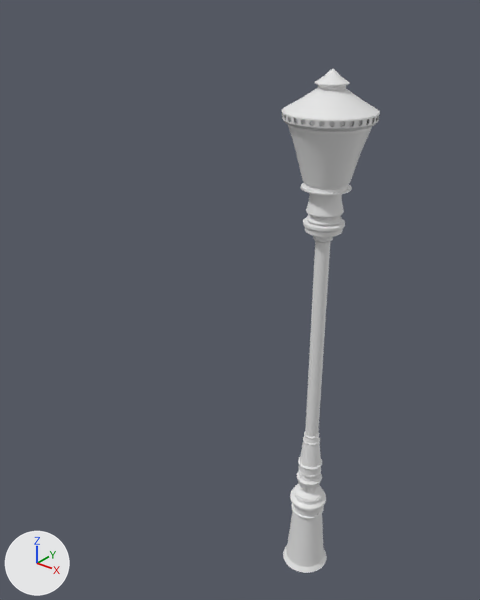
A saved change to the FBX model Export Art/Environment/Props/MoStreetLamp.fbx.
Camera for both pictures: a 50 mm lens placed at (7.97, -13.2, 16.6), pointed at (-2.77, 0.23, 8.28). Lighting does not change. The marker at lower left points along +X, +Y and +Z. The older version comes first.

In view in the first picture: 'Street Lamp'.
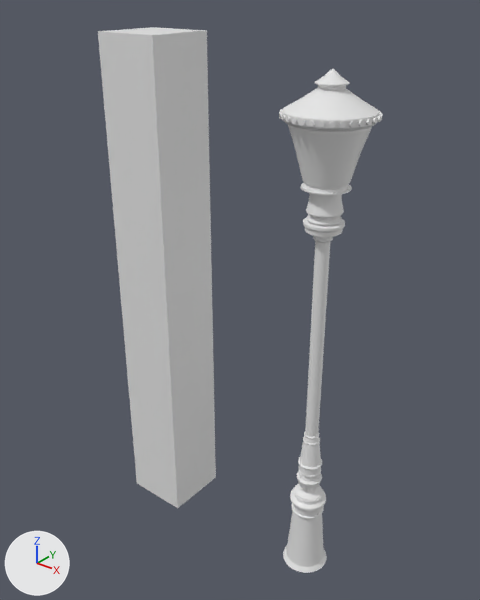
Where the change shows, as pixel boxes (x1, y1, x2, y2) in the pictures (480 x 600 px):
'Street Lamp', reshaped
    before: (282, 69, 380, 573)
    after: (98, 27, 382, 573)
part 1 of me_circle, added
    after: (98, 27, 216, 508)
part 2 of me_circle, added
    after: (279, 109, 382, 128)

Diff of the bpy script that builds the scene:
```diff
--- a/Export Art/Environment/Props/MoStreetLamp.fbx.py
+++ b/Export Art/Environment/Props/MoStreetLamp.fbx.py
@@ me_circle @@
 # used by ob_street_lamp; location = (0.0, 0.0, 0.0)
-me_circle.from_pydata(...)  # 6081 vertices, 5088 faces; spans x -1.09..1.09, y -1.09..1.09, z 0.25..14.82
+me_circle.from_pydata(...)  # 7115 vertices, 6151 faces; spans x -6.51..1.15, y -1.15..1.15, z 0.25..15.34
+# me_circle part 1: a new loose piece, a box spanning x -6.51..-4.51, y -1.0..1.0, z 0.34..15.34
+# me_circle part 2: 1026 vertices added at x -1.15..1.15, y -1.15..1.15, z 13.76..13.88
```
